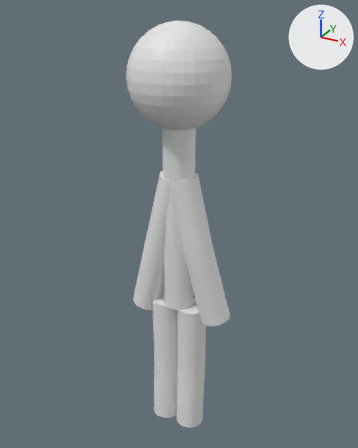
The Blender file Assets/Models/Blender/Stickman.blend: old version first, new version second.
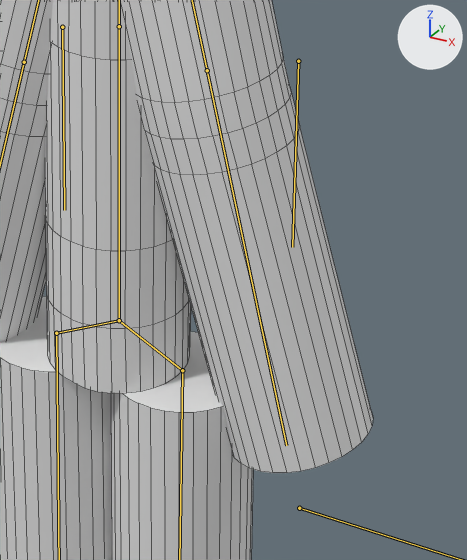
Old and new are each drawn whole from a camera (50 mm lens) standing at (2.83, -5.14, 2.74) and looking at (-0.07, 0.12, 0.11) and again close up on the part from 43% to 70% of the width and 52% to 77% of the height. Lighting does not change. The marker at upper right points along +X, +Y and +Z. Both versions are drawn at frame 0 of the action 'Idle'; the numbers are the values there. The bones that bend it are drawn over the model as lines in the close-ups. The close-ups show mesh edges as thin lines.
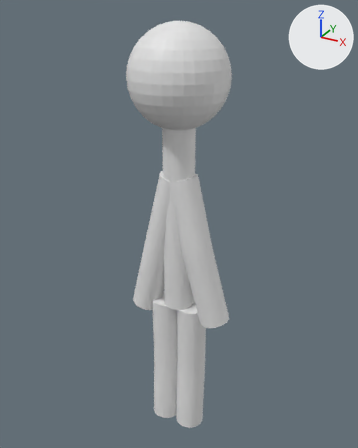
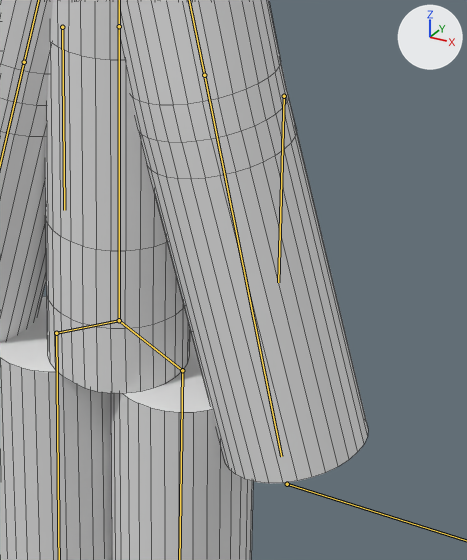
Patch to the scene script:
```diff
--- a/Assets/Models/Blender/Stickman.blend.py
+++ b/Assets/Models/Blender/Stickman.blend.py
@@ bone_ikarml @@
 bone_ikarml = bpy.data.objects['Armature'].pose.bones['IKArmL']
-bone_ikarml.location = (0.0, -1.92, -2.33)
+bone_ikarml.location = (0.06, -1.93, -2.22)
```

Pixel boxes [x1, y1, x2, y2] of what changed, in the close-ups (467 x 560 px):
'Cylinder', posed: before [0, 0, 373, 560]; after [0, 0, 368, 560]
